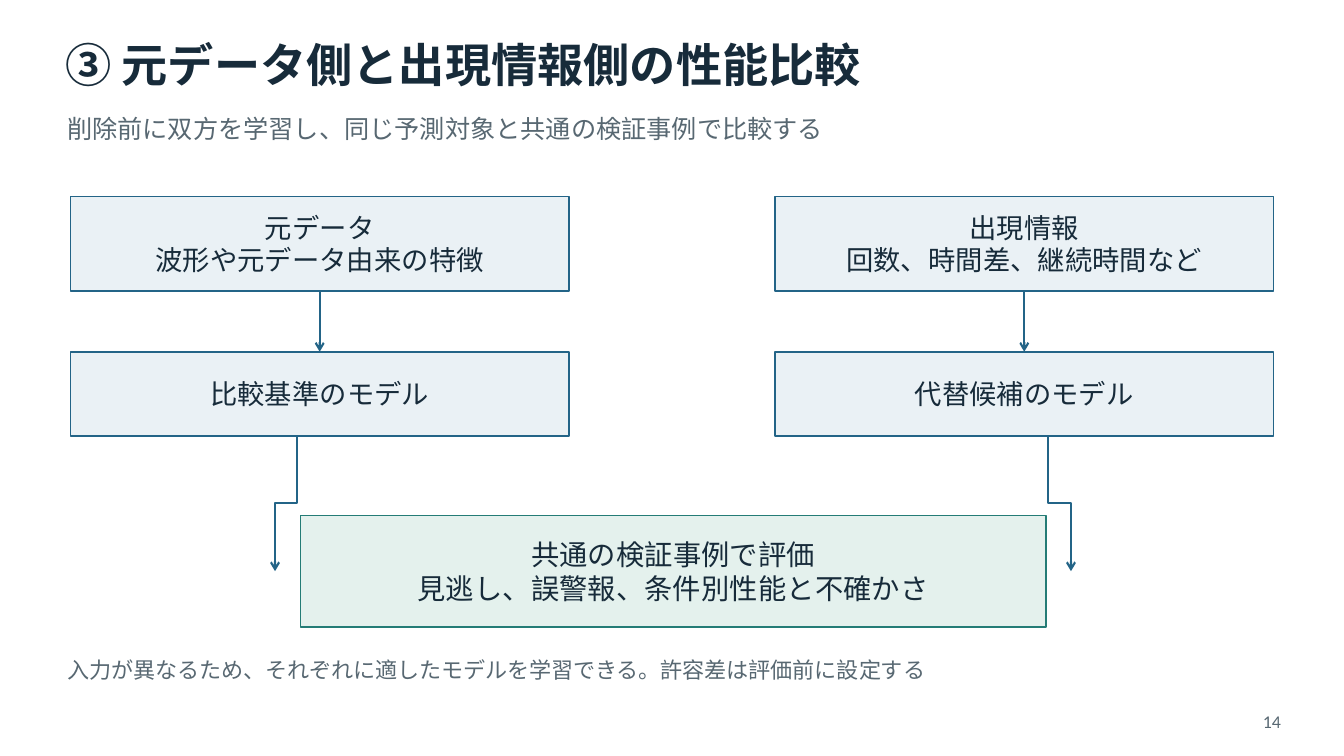
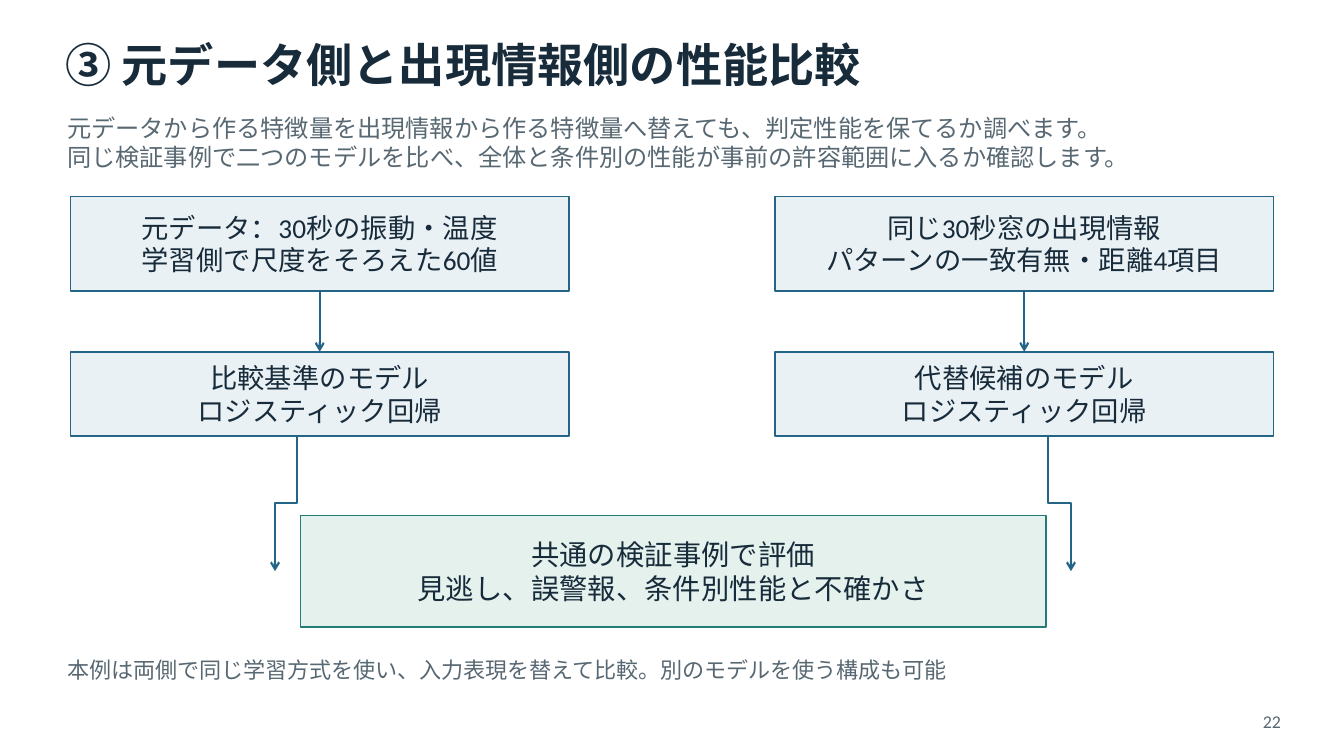
Before and after one commit to tachyonstone/test, a slide deck: slide 22 of 発明アイデア説明資料.pptx (slide 14 before the commit). Drawn at 1344x756 pixels with LibreOffice and Linux fonts; fonts in the diff are those of the drawing. Boxes give left, top, right and bottom in pixels: in the first picture for what was removed or moved away, otherwise in the second. Text is boxed around its words. In the diff, an @@ line names an element or a change of style, - is before the commit and + after.

```diff
--- a/発明アイデア説明資料.pptx
+++ b/発明アイデア説明資料.pptx
@@ text at <box>67,116,1129,168</box>: text changed; size 18 to 17.2 pt @@
-削除前に双方を学習し、同じ予測対象と共通の検証事例で比較する
+元データから作る特徴量を出現情報から作る特徴量へ替えても、判定性能を保てるか調べます。
+同じ検証事例で二つのモデルを比べ、全体と条件別の性能が事前の許容範囲に入るか確認します。
@@ text in rectangle at <box>142,215,498,273</box>: text changed @@
-元データ
-波形や元データ由来の特徴
+元データ：30秒の振動・温度
+学習側で尺度をそろえた60値
@@ text in rectangle at <box>826,215,1222,272</box>: text changed @@
-出現情報
-回数、時間差、継続時間など
+同じ30秒窓の出現情報
+パターンの一致有無・距離4項目
@@ text in rectangle at <box>197,398,442,423</box>: paragraph added @@
+ロジスティック回帰
@@ text in rectangle at <box>902,398,1147,423</box>: paragraph added @@
+ロジスティック回帰
@@ text at <box>67,659,946,680</box>: text changed @@
-入力が異なるため、それぞれに適したモデルを学習できる。許容差は評価前に設定する
+本例は両側で同じ学習方式を使い、入力表現を替えて比較。別のモデルを使う構成も可能
@@ text at <box>1263,716,1281,728</box>: text changed @@
-14
+22
```
Also in this commit, not shown: 41 other slides changed, 16 slides added, 3 slides removed.
